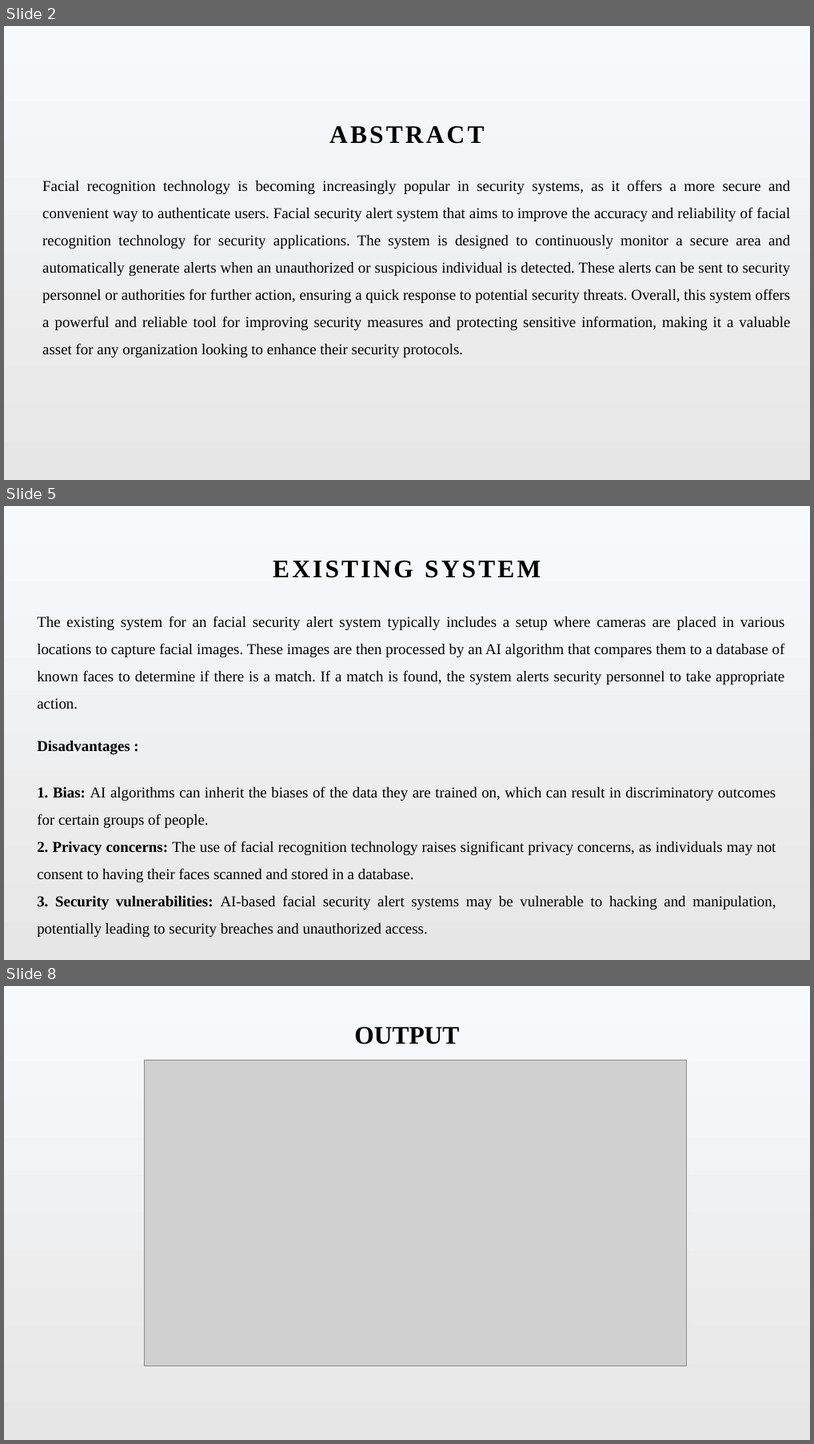
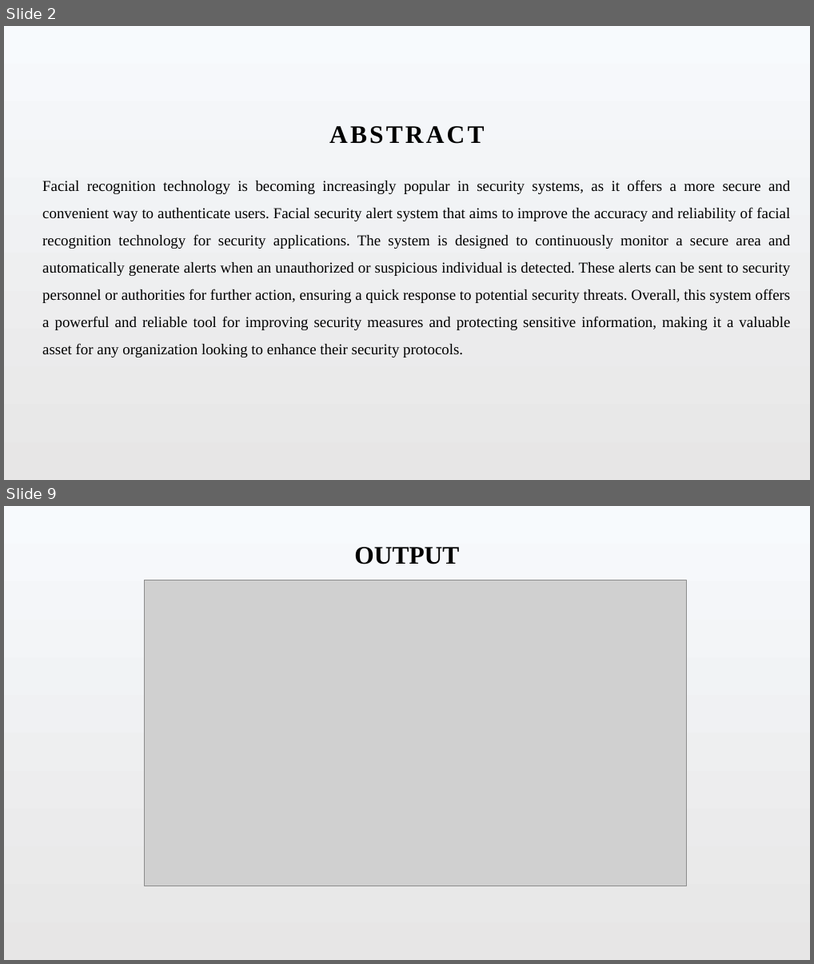
Before and after one commit to Sasimaddi/-Facial-Security-Alert-System-, a slide deck: Face Security.pptx. Shown one above the other, each under a label of ours: slides 2, 5 and 8 before the commit, slides 2 and 9 after it; the slides between them are not shown. The pictures are 814x1444 and 814x964 pixels, drawn with LibreOffice and Linux fonts; fonts in the diff are those of the drawing; grey boxes stand for pictures. Boxes give left, top, right and bottom in pixels: in the first picture for what was removed or moved away, otherwise in the second. Text is boxed around its words. In the diff, an @@ line names an element or a change of style, - is before the commit and + after.

```diff
--- a/Face Security.pptx
+++ b/Face Security.pptx
@@ slide 5 removed at (4,506,810,960), background gradient #F7FAFD to #E7E6E6 @@
@@ text removed at (273,560,541,578) @@
-EXISTING SYSTEM
@@ text removed at (37,616,786,709) @@
-The existing system for an facial security alert system typically includes a setup where cameras are placed in various locations to capture facial images. These images are then processed by an AI algorithm that compares them to a database of known faces to determine if there is a match. If a match is found, the system alerts security personnel to take appropriate action.
@@ text removed at (37,740,130,754) @@
-Disadvantages :
@@ text removed at (37,786,776,936) @@
-1. Bias: AI algorithms can inherit the biases of the data they are trained on, which can result in discriminatory outcomes for certain groups of people.
-2. Privacy concerns: The use of facial recognition technology raises significant privacy concerns, as individuals may not consent to having their faces scanned and stored in a database.
-3. Security vulnerabilities: AI-based facial security alert systems may be vulnerable to hacking and manipulation, potentially leading to security breaches and unauthorized access.
@@ what was slide 8 is now slide 9 @@
```
Also in this commit, not shown: 5 slides changed, 3 slides added, 1 other slide removed, 1 other file.
